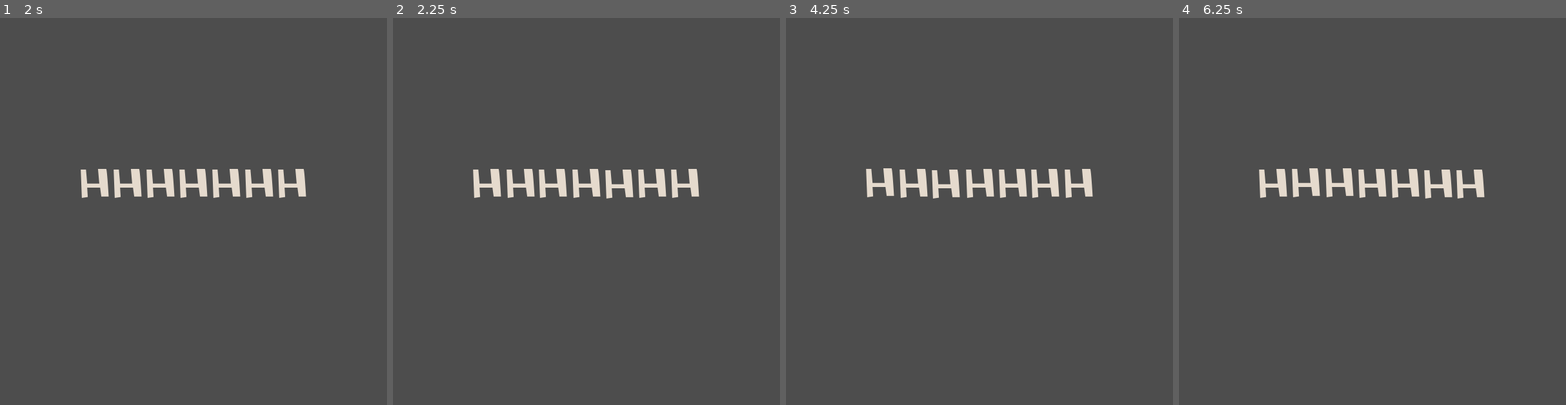
Above: before the commit, frames 1-4 (left to right).
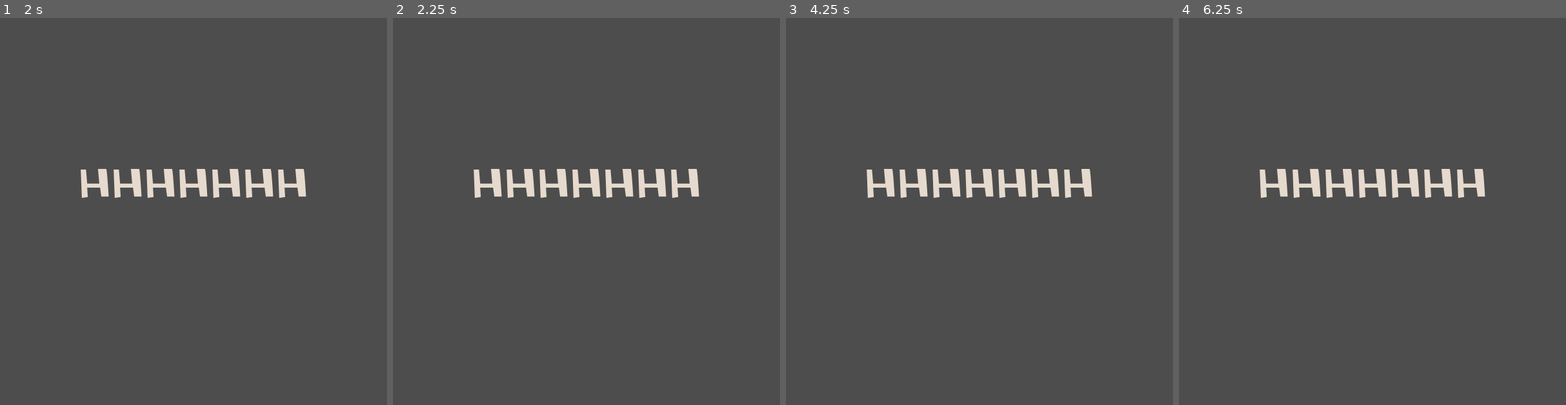
Above: after the commit, the same moments.

Repository: sugarvoid/make-words-dx
Game: Godot game, scene res://game/debug/test_word.tscn
The game is run twice, just before and just after one commit, with the same random seed, the same clock (stepped at 60 frames per second) and the same inputs. This scene is started directly instead of the project's main scene.
Inputs:
- Up to frame 1 (2 s): tap Enter (submit_word) at 0.5, 0.6, 1.55 s; tap Space (space) at 1.25, 1.35 s; hold Backspace (backspace) from 1.28 s (still down)
- Up to frame 2 (2.25 s): tap Enter (submit_word) at 2, 2.1 s; release Backspace (backspace) at 2.03 s
- Up to frame 3 (4.25 s): tap Space (space) at 2.75 s; tap Enter (submit_word) at 2.85, 3.5, 3.8 s; hold Backspace (backspace) from 3.53 s (still down); hold Space (space) from 3.53 s (still down)
- Up to frame 4 (6.25 s): release Space (space) at 4.28 s; tap Enter (submit_word) at 4.35, 5.1, 6.05 s; tap Space (space) at 5, 5.85 s; release Backspace (backspace) at 5.78 s

Frame 1 is identical in both runs. In frame 2, 0.2% of the frame differs, in the area x 20-63%, y 39-47%; in frame 3, 0.4%, in the area x 20-80%, y 38-47%; in frame 4, 0.4%.

Commit message:
Add shake word method to game class

Diff:
--- a/game/game.gd
+++ b/game/game.gd
@@ -76,7 +76,8 @@
 				#running_word = ""
 				#_update_player_label()
 		else:
-			# Got wrong
+			# Not a real word or word is only 2 charaters
+			shake_letters()
 			print(str(running_word, ": was not real"))
 			pass
 
@@ -143,6 +144,12 @@
 	_update_player_label()
 
 #region WordManagment
+
+
+func shake_letters() -> void:
+	for l: LetterLabel in lbl_running_word.get_children():
+		l.shake(false)
+
 
 func submit_word(word: String) -> void:
 	if game_round == 1:
--- a/game/letter_label/letter_label.gd
+++ b/game/letter_label/letter_label.gd
@@ -53,7 +53,3 @@
 
 func reset_color() -> void:
 	change_color(Color("e5dacd"))
-
-
-func _on_timer_timeout():
-	shake()
--- a/game/letter_label/letter_label.tscn
+++ b/game/letter_label/letter_label.tscn
@@ -42,9 +42,3 @@
 libraries = {
 "": SubResource("AnimationLibrary_402s8")
 }
-
-[node name="Timer" type="Timer" parent="."]
-wait_time = 2.0
-autostart = true
-
-[connection signal="timeout" from="Timer" to="." method="_on_timer_timeout"]
